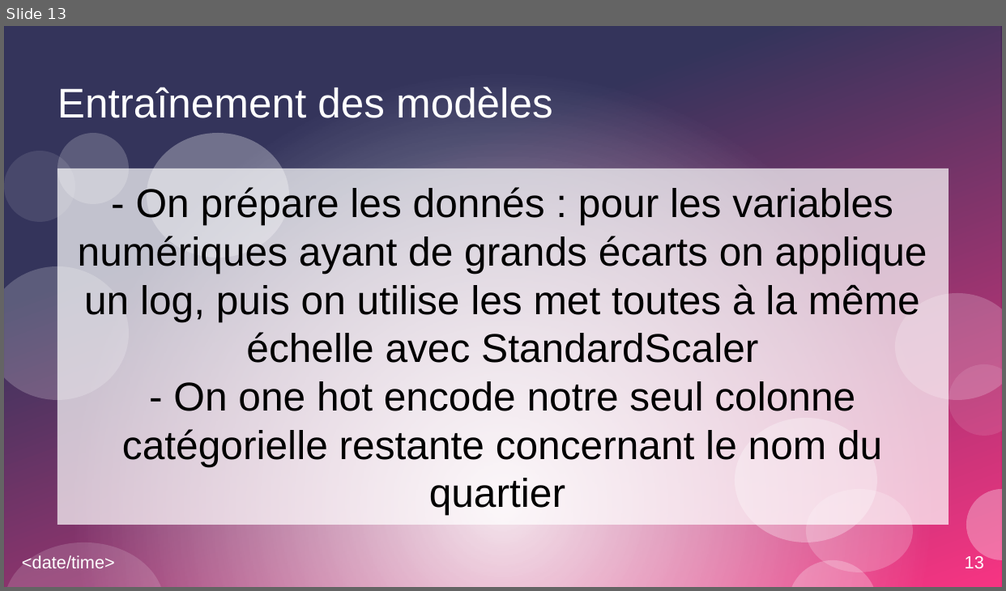
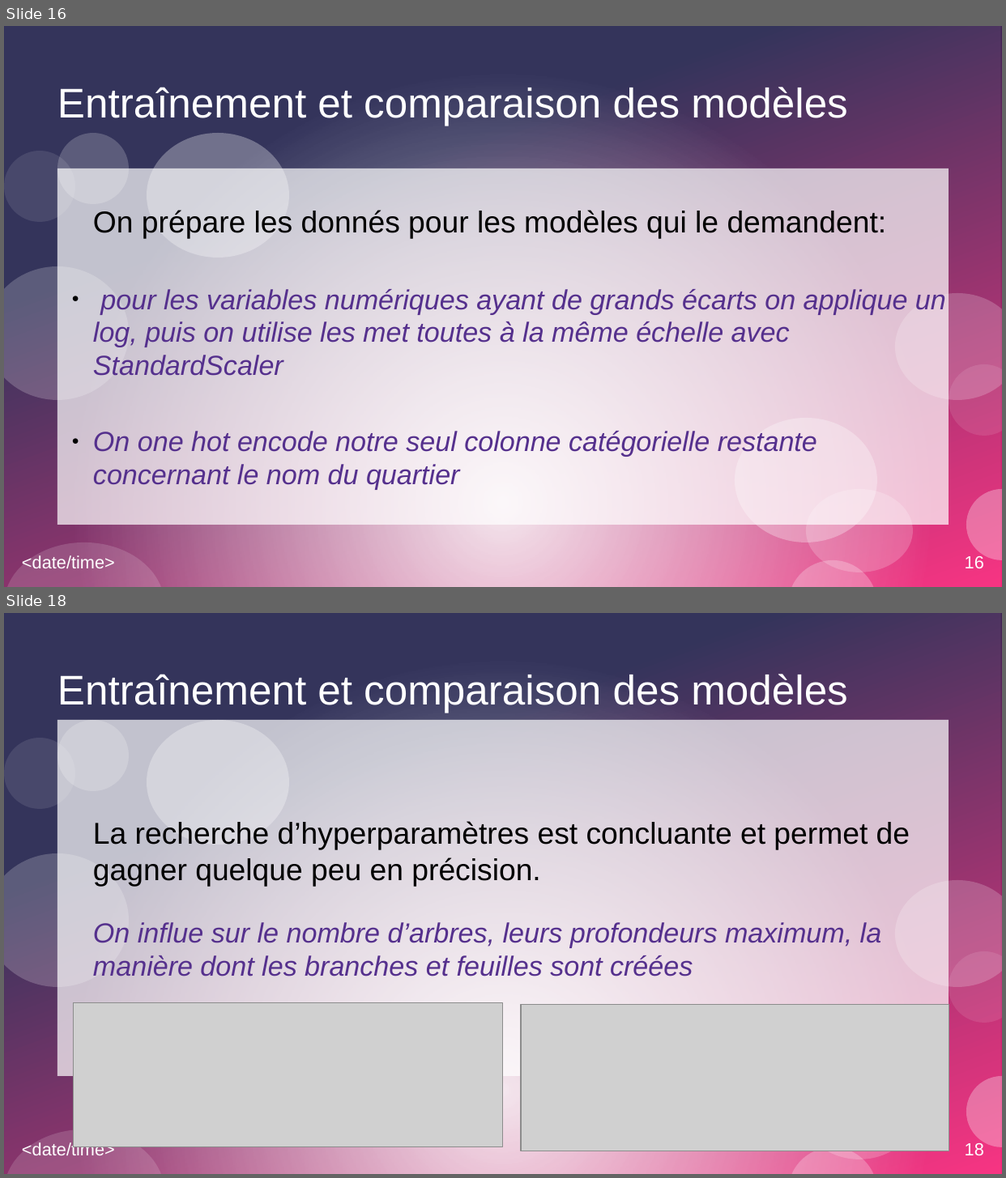
Before and after one commit to Apinsun/Projet3, a slide deck: présentation.odp. Shown one above the other, each under a label of ours: slide 13 before the commit, slides 16 and 18 after it; the slides between them are not shown. The pictures are 1006x591 and 1006x1178 pixels, drawn with LibreOffice and Linux fonts; fonts in the diff are those of the drawing; grey boxes stand for pictures. Boxes give left, top, right and bottom in pixels: in the first picture for what was removed or moved away, otherwise in the second. Text is boxed around its words. In the diff, an @@ line names an element or a change of style, - is before the commit and + after.

```diff
--- a/présentation.odp
+++ b/présentation.odp
@@ slide 18 added at bbox=[4, 613, 1002, 1174], background #FFFFFF; not listed: 15 template elements that a slide beside it also shows @@
@@ title added at bbox=[57, 674, 848, 713], 33 pt, text #FFFFFF @@
+Entraînement et comparaison des modèles
@@ subtitle added at bbox=[57, 720, 948, 1076], fill #FFFFFF at 70% opacity, 22 pt, text #55308D, italic @@
+La recherche d’hyperparamètres est concluante et permet de gagner quelque peu en précision.
+On influe sur le nombre d’arbres, leurs profondeurs maximum, la manière dont les branches et feuilles sont créées
@@ picture added at bbox=[73, 1003, 503, 1148] @@
@@ picture added at bbox=[521, 1005, 949, 1151] @@
@@ what was slide 13 is now slide 16 @@
@@ slide 16 changed as well @@
@@ title at bbox=[57, 87, 848, 126]: text changed @@
-Entraînement des modèles
+Entraînement et comparaison des modèles
@@ subtitle at bbox=[93, 210, 946, 490]: text changed; size 32 to 22 pt; text colour #000000 to #55308D; italic on @@
-- On prépare les donnés : pour les variables numériques ayant de grands écarts on applique un log, puis on utilise les met toutes à la même échelle avec StandardScaler
-- On one hot encode notre seul colonne catégorielle restante concernant le nom du quartier
+On prépare les donnés pour les modèles qui le demandent:
+● pour les variables numériques ayant de grands écarts on applique un log, puis on utilise les met toutes à la même échelle avec StandardScaler
+● On one hot encode notre seul colonne catégorielle restante concernant le nom du quartier
@@ page number at bbox=[965, 555, 984, 569]: text changed @@
-13
+16
```
Also in this commit, not shown: 12 other slides changed, 7 other slides added, 2 slides removed, 1 other file.
